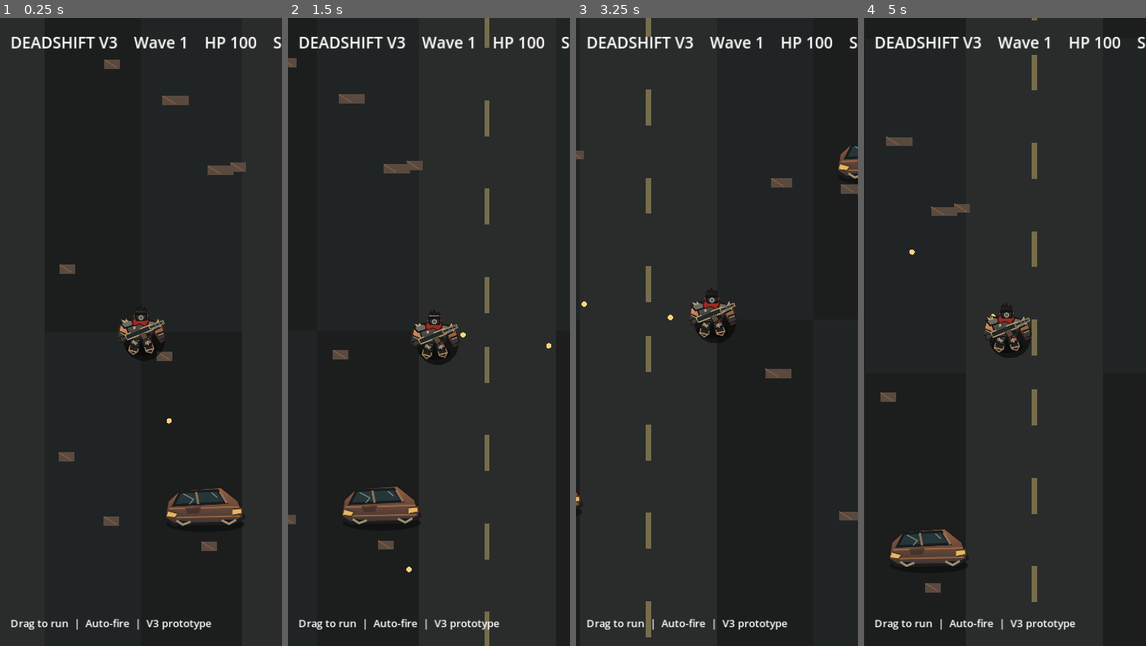
Above: before the commit, frames 1-4 (left to right).
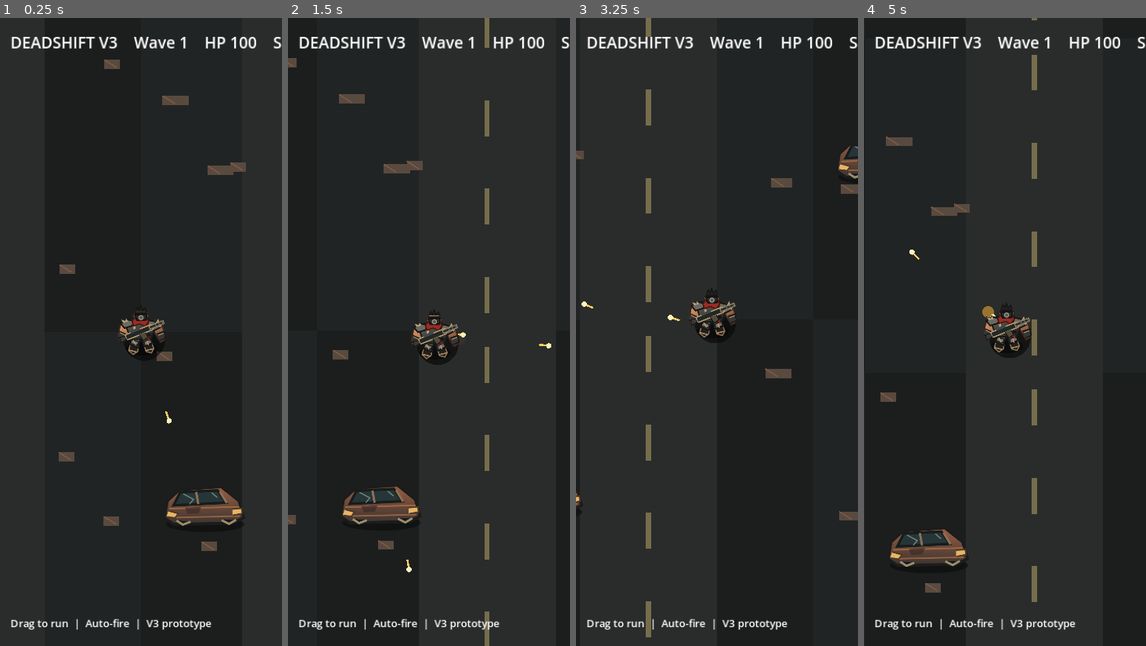
Above: after the commit, the same moments.

Repository: dennypag02/deadshift
Game: Godot game, scene res://scenes/main.tscn
Same seed, same stepped clock (60 frames per second), same inputs: the game is played once before the commit and once after it.
Inputs (mouse positions are in pixels of both pictures, inside the frame that each line leads up to):
- Up to frame 1 (0.25 s): no input
- Up to frame 2 (1.5 s): tap Enter at 0.5 s; move the mouse to (491, 300) at 0.52 s; hold Right (ui_right) 0.53-1.25 s; click (491, 300) at 0.67 s; drag from (372, 363) to (414, 457) at 1.27 s
- Up to frame 3 (3.25 s): move the mouse to (745, 193) at 2.02 s; hold Right (ui_right) 2.03-2.75 s; drag from (702, 457) to (632, 237) at 2.77 s
- Up to frame 4 (5 s): move the mouse to (1089, 426) at 3.52 s; hold Left (ui_left) 3.53-4.25 s; drag from (920, 237) to (962, 175) at 4.27 s

The runs differ from the first frame. In frame 1, less than 0.1% of the frame differs, in the area x 58-61%, y 62-65%; in frame 2, less than 0.1%; in frame 3, less than 0.1%; in frame 4, less than 0.1%, in the area x 16-47%, y 36-48%.

Commit message:
V3 combat feel: muzzle flash, bullet trails, hit markers and damage feedback

Diff:
--- a/godot/scripts/main.gd
+++ b/godot/scripts/main.gd
@@ -13,6 +13,8 @@
 const PLAYER_RADIUS := 17.0
 const ENEMY_RADIUS := 17.0
 const BULLET_RADIUS := 4.0
+const HIT_FLASH_SECONDS := 0.16
+const MUZZLE_FLASH_SECONDS := 0.07
 
 var player_pos := Vector2.ZERO
 var player_hp := 100
@@ -32,6 +34,10 @@
 var instructions: Label
 var rng := RandomNumberGenerator.new()
 var game_over_label: Label
+var hit_flash_clock := 0.0
+var muzzle_flash_clock := 0.0
+var last_shot_direction := Vector2.RIGHT
+var impact_marks: Array[Dictionary] = []
 
 func _ready() -> void:
 	rng.seed = 20261008
@@ -67,6 +73,9 @@
 	elapsed = 0.0
 	fire_clock = 0.0
 	spawn_clock = 0.0
+	hit_flash_clock = 0.0
+	muzzle_flash_clock = 0.0
+	impact_marks.clear()
 	touch_active = false
 	enemies.clear()
 	bullets.clear()
@@ -107,6 +116,12 @@
 	if player_hp <= 0:
 		return
 	elapsed += delta
+	hit_flash_clock = maxf(0.0, hit_flash_clock - delta)
+	muzzle_flash_clock = maxf(0.0, muzzle_flash_clock - delta)
+	for i in range(impact_marks.size() - 1, -1, -1):
+		impact_marks[i]["life"] -= delta
+		if impact_marks[i]["life"] <= 0.0:
+			impact_marks.remove_at(i)
 	wave = 1 + int(elapsed / 30.0)
 	var direction := Vector2.ZERO
 	if touch_active:
@@ -126,6 +141,8 @@
 				nearest = i
 		var heading: Vector2 = (enemies[nearest]["pos"] - player_pos).normalized()
 		bullets.append({"pos": player_pos, "dir": heading, "life": 1.3})
+		last_shot_direction = heading
+		muzzle_flash_clock = MUZZLE_FLASH_SECONDS
 		fire_clock = FIRE_PERIOD
 	for i in range(bullets.size() - 1, -1, -1):
 		var b: Dictionary = bullets[i]
@@ -137,6 +154,7 @@
 		var hit := false
 		for j in range(enemies.size() - 1, -1, -1):
 			if b["pos"].distance_squared_to(enemies[j]["pos"]) < pow(ENEMY_RADIUS + BULLET_RADIUS, 2):
+				impact_marks.append({"pos": enemies[j]["pos"], "life": 0.22})
 				enemies.remove_at(j)
 				kills += 1
 				score += 100
@@ -150,6 +168,7 @@
 		e["pos"] += to_player.normalized() * ZOMBIE_SPEED * delta
 		if to_player.length() < PLAYER_RADIUS + ENEMY_RADIUS:
 			player_hp = maxi(0, player_hp - 1)
+			hit_flash_clock = HIT_FLASH_SECONDS
 			enemies.remove_at(i)
 	if player_hp <= 0:
 		game_over_label.text = "GAME OVER\nWave %d  |  Kills %d\nTap to restart" % [wave, kills]
@@ -178,10 +197,19 @@
 	for e in enemies:
 		var p: Vector2 = e["pos"]
 		draw_texture_rect(ZOMBIE_ART, Rect2(p - Vector2(25, 25), Vector2(50, 50)), false)
+	for mark in impact_marks:
+		var alpha: float = clampf(mark["life"] / 0.22, 0.0, 1.0)
+		draw_circle(mark["pos"], 12.0 * (1.0 - alpha) + 4.0, Color(0.9, 0.19, 0.12, alpha * 0.8))
 	for b in bullets:
-		draw_circle(b["pos"], BULLET_RADIUS, Color("#ffd47d"))
+		draw_line(b["pos"] - b["dir"] * 15.0, b["pos"], Color("#ffcb65"), 3.0)
+		draw_circle(b["pos"], BULLET_RADIUS, Color("#fff2b8"))
+	if muzzle_flash_clock > 0.0:
+		var muzzle := player_pos + last_shot_direction * 39.0
+		draw_circle(muzzle, 9.0, Color(1.0, 0.72, 0.21, muzzle_flash_clock / MUZZLE_FLASH_SECONDS))
 	draw_circle(player_pos + Vector2(5, 12), 32, Color(0.02, 0.02, 0.02, 0.6))
 	draw_texture_rect(SURVIVOR_ART, Rect2(player_pos - Vector2(44, 44), Vector2(88, 88)), false)
+	if hit_flash_clock > 0.0:
+		draw_arc(player_pos, 37.0, 0.0, TAU, 32, Color(1.0, 0.22, 0.17, hit_flash_clock / HIT_FLASH_SECONDS), 5.0)
 
 func _draw_chunk(chunk: Vector2i) -> void:
 	var base := Vector2(chunk) * CHUNK
